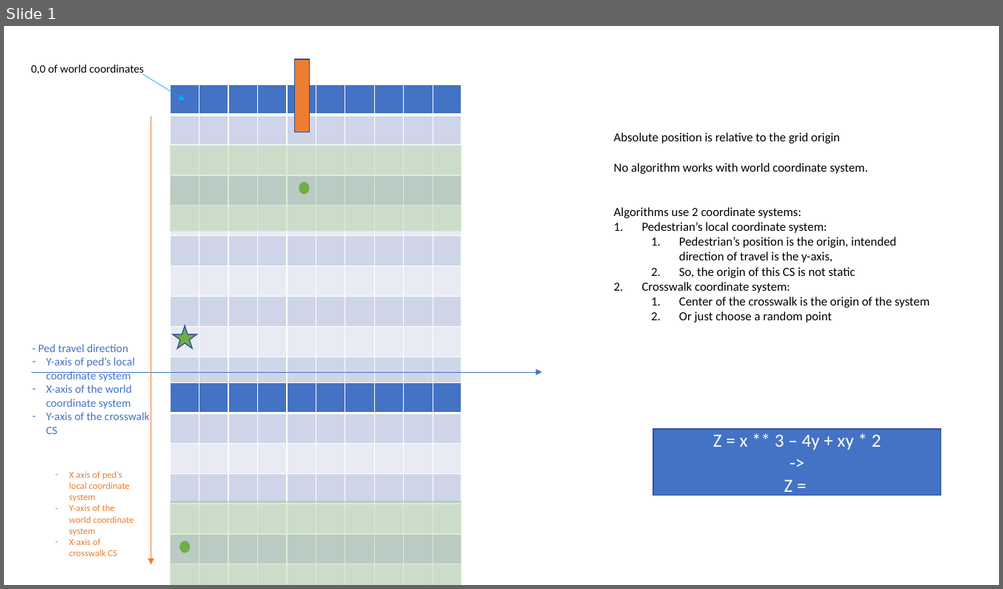
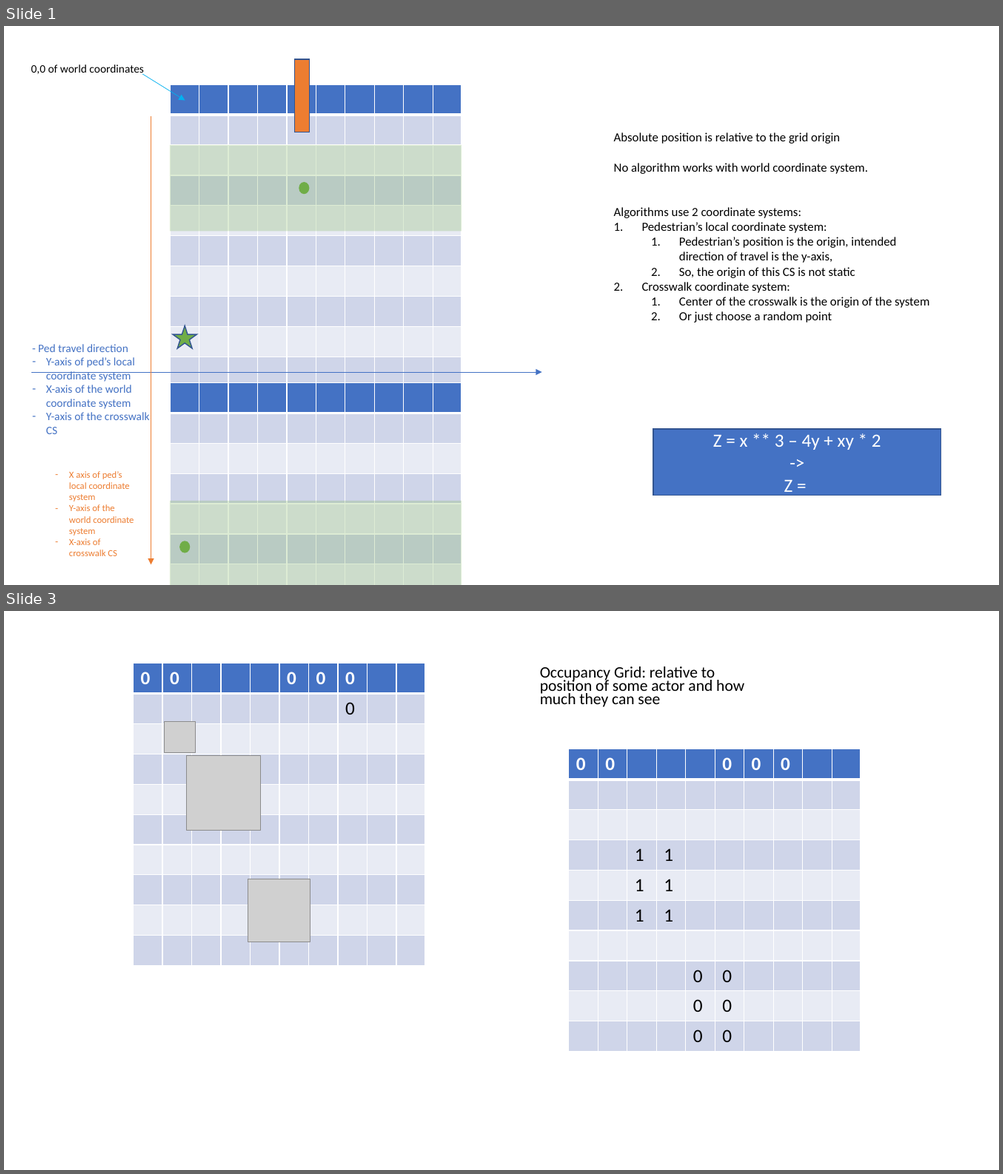
Before and after one commit to Farama-Foundation/Minigrid, a slide deck: documentation/Development Plan.pptx. Shown one above the other, each under a label of ours: slide 1 before the commit, slides 1 and 3 after it; the slides between them are not shown. The pictures are 1003x589 and 1003x1174 pixels, drawn with LibreOffice and Linux fonts; fonts in the diff are those of the drawing; grey boxes stand for pictures. Boxes give left, top, right and bottom in pixels: in the first picture for what was removed or moved away, otherwise in the second. Text is boxed around its words. In the diff, an @@ line names an element or a change of style, - is before the commit and + after.

```diff
--- a/documentation/Development Plan.pptx
+++ b/documentation/Development Plan.pptx
@@ slide 3 added at (4, 611, 999, 1170), background #FFFFFF @@
@@ table added at (133, 664, 424, 962), 10 rows, 10 columns @@
+0 | 0 |  |  |  | 0 | 0 | 0 |  | 
+ |  |  |  |  |  |  | 0 |  | 
+ |  |  |  |  |  |  |  |  | 
+ |  |  |  |  |  |  |  |  | 
+ |  |  |  |  |  |  |  |  | 
+ |  |  |  |  |  |  |  |  | 
+ |  |  |  |  |  |  |  |  | 
+ |  |  |  |  |  |  |  |  | 
+ |  |  |  |  |  |  |  |  | 
+ |  |  |  |  |  |  |  |  | 
@@ text added at (540, 667, 744, 707), 15.4 pt, text #000000 @@
+Occupancy Grid: relative to position of some actor and how much they can see
@@ picture added at (165, 721, 196, 753) @@
@@ picture added at (186, 756, 261, 830) @@
@@ table added at (569, 749, 859, 1048), 10 rows, 10 columns @@
+0 | 0 |  |  |  | 0 | 0 | 0 |  | 
+ |  |  |  |  |  |  |  |  | 
+ |  |  |  |  |  |  |  |  | 
+ |  | 1 | 1 |  |  |  |  |  | 
+ |  | 1 | 1 |  |  |  |  |  | 
+ |  | 1 | 1 |  |  |  |  |  | 
+ |  |  |  |  |  |  |  |  | 
+ |  |  |  | 0 | 0 |  |  |  | 
+ |  |  |  | 0 | 0 |  |  |  | 
+ |  |  |  | 0 | 0 |  |  |  | 
@@ picture added at (248, 880, 310, 943) @@
```
Also in this commit, not shown: 1 other slide added, 1 other file.
